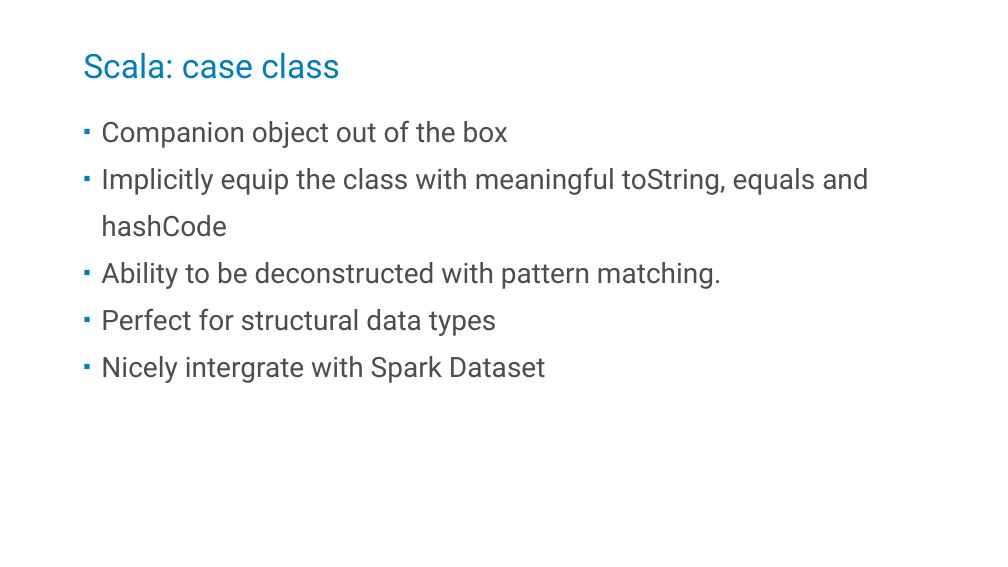
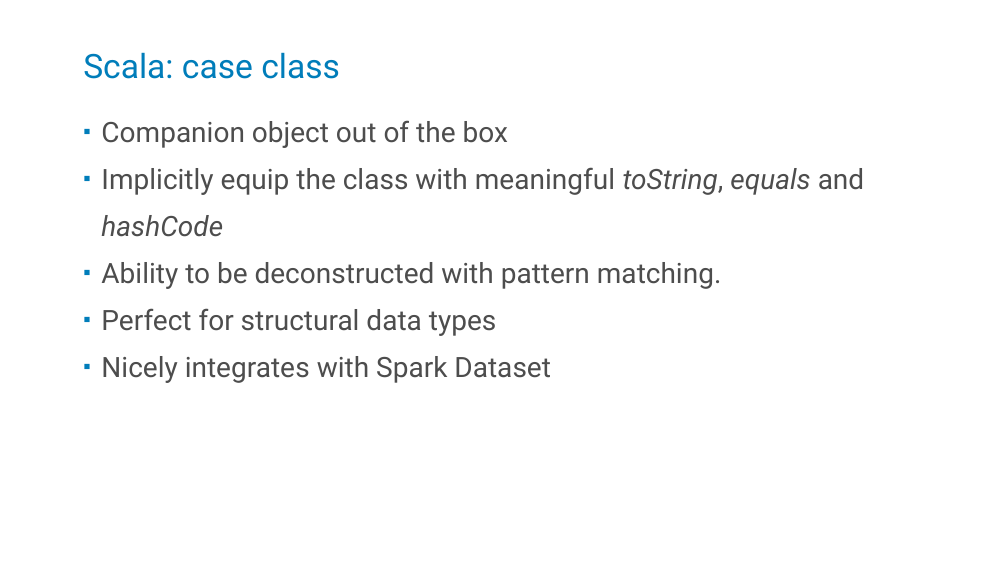
Before and after one commit to kstanaszek/SparkAndScalaInTandem, a slide deck: slide 18 of src/main/resources/slides.pptx (slide 16 before the commit). Drawn at 1008x567 pixels with LibreOffice and Linux fonts; fonts in the diff are those of the drawing. Boxes give left, top, right and bottom in pixels: in the first picture for what was removed or moved away, otherwise in the second. Text is boxed around its words. In the diff, an @@ line names an element or a change of style, - is before the commit and + after.

```diff
--- a/src/main/resources/slides.pptx
+++ b/src/main/resources/slides.pptx
@@ text at <box>101,167,864,237</box>: italic on in "toString, equals hashCode" @@
@@ text at <box>101,356,551,383</box>: text changed @@
-▪ Nicely intergrate with Spark Dataset
+▪ Nicely integrates with Spark Dataset
```
Also in this commit, not shown: 14 other slides changed, 2 slides added, 3 slides removed.
